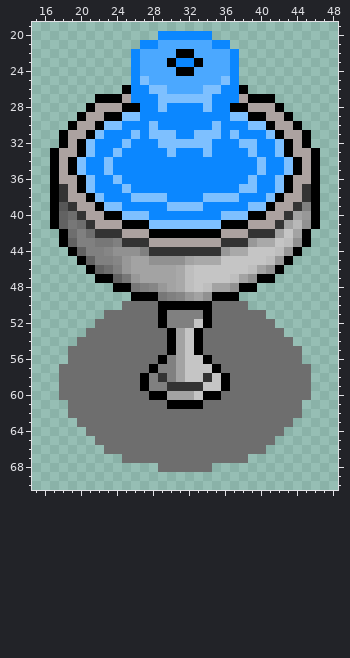
Edited in one commit: sprite sheet (Release/resources/object_fountain_3.png). Above: the version before the commit.
The file is 64x78 pixels. Colours within 5 levels of each other are drawn and written as one. Shown: x 15..48, y 19..70.
The same view after the edit:
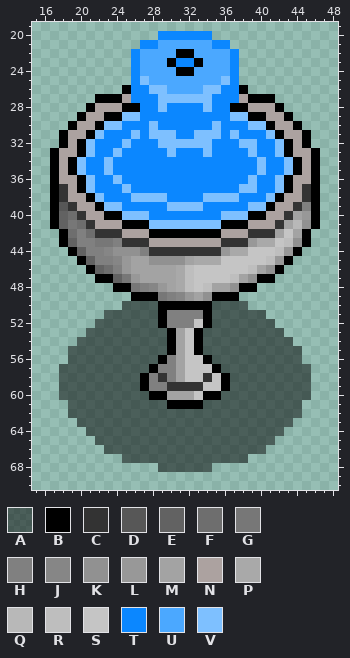
Palette (. is transparent): A #00000080  B #000000  C #333333  D #575757  E #626262  F #6e6e6e  G #777777  H #808080  J #868686  K #919191  L #989898  M #a3a3a3  N #aca2a0  P #a9a9a9  Q #b8b8b8  R #bebebe  S #c5c5c5  T #0b87ff  U #4ba8ff  V #7ec0ff
Diff:
y 50: x 25..28 FFFF -> AAAA; x 35..38 FFFF -> AAAA
y 51: x 23..28 FFFFFF -> AAAAAA; x 35..40 FFFFFF -> AAAAAA
y 52: x 22..28 FFFFFFF -> AAAAAAA; x 35..41 FFFFFFF -> AAAAAAA
y 53: x 21..29 FFFFFFFFF -> AAAAAAAAA; x 34..42 FFFFFFFFF -> AAAAAAAAA
y 54: x 20..29 FFFFFFFFFF -> AAAAAAAAAA; x 34..43 FFFFFFFFFF -> AAAAAAAAAA
y 55: x 19..29 FFFFFFFFFFF -> AAAAAAAAAAA; x 34..44 FFFFFFFFFFF -> AAAAAAAAAAA
y 56: x 19..28 FFFFFFFFFF -> AAAAAAAAAA; x 35..44 FFFFFFFFFF -> AAAAAAAAAA
y 57: x 18..27 FFFFFFFFFF -> AAAAAAAAAA; x 36..45 FFFFFFFFFF -> AAAAAAAAAA
y 58..59: x 18..26 FFFFFFFFF -> AAAAAAAAA; x 37..45 FFFFFFFFF -> AAAAAAAAA
y 60: x 18..27 FFFFFFFFFF -> AAAAAAAAAA; x 36..45 FFFFFFFFFF -> AAAAAAAAAA
y 61: x 19..29 FFFFFFFFFFF -> AAAAAAAAAAA; x 34..44 FFFFFFFFFFF -> AAAAAAAAAAA
y 62: x 19..44 FFFFFFFFFFFFFFFFFFFFFFFFFF -> AAAAAAAAAAAAAAAAAAAAAAAAAA
y 63: x 20..43 FFFFFFFFFFFFFFFFFFFFFFFF -> AAAAAAAAAAAAAAAAAAAAAAAA
y 64: x 21..42 FFFFFFFFFFFFFFFFFFFFFF -> AAAAAAAAAAAAAAAAAAAAAA
y 65: x 22..41 FFFFFFFFFFFFFFFFFFFF -> AAAAAAAAAAAAAAAAAAAA
y 66: x 23..40 FFFFFFFFFFFFFFFFFF -> AAAAAAAAAAAAAAAAAA
y 67: x 25..38 FFFFFFFFFFFFFF -> AAAAAAAAAAAAAA
y 68: x 29..34 FFFFFF -> AAAAAA
Boxes around the changes in both pictures, in picture pixels (x1, y1, x2, y2):
changed: (59, 301, 311, 472)
